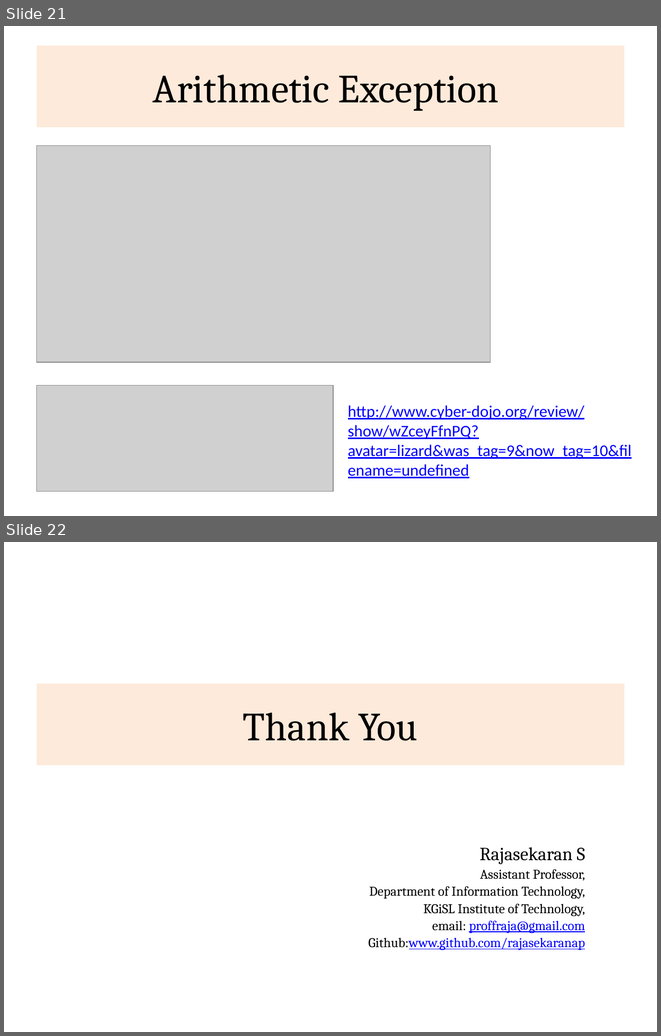
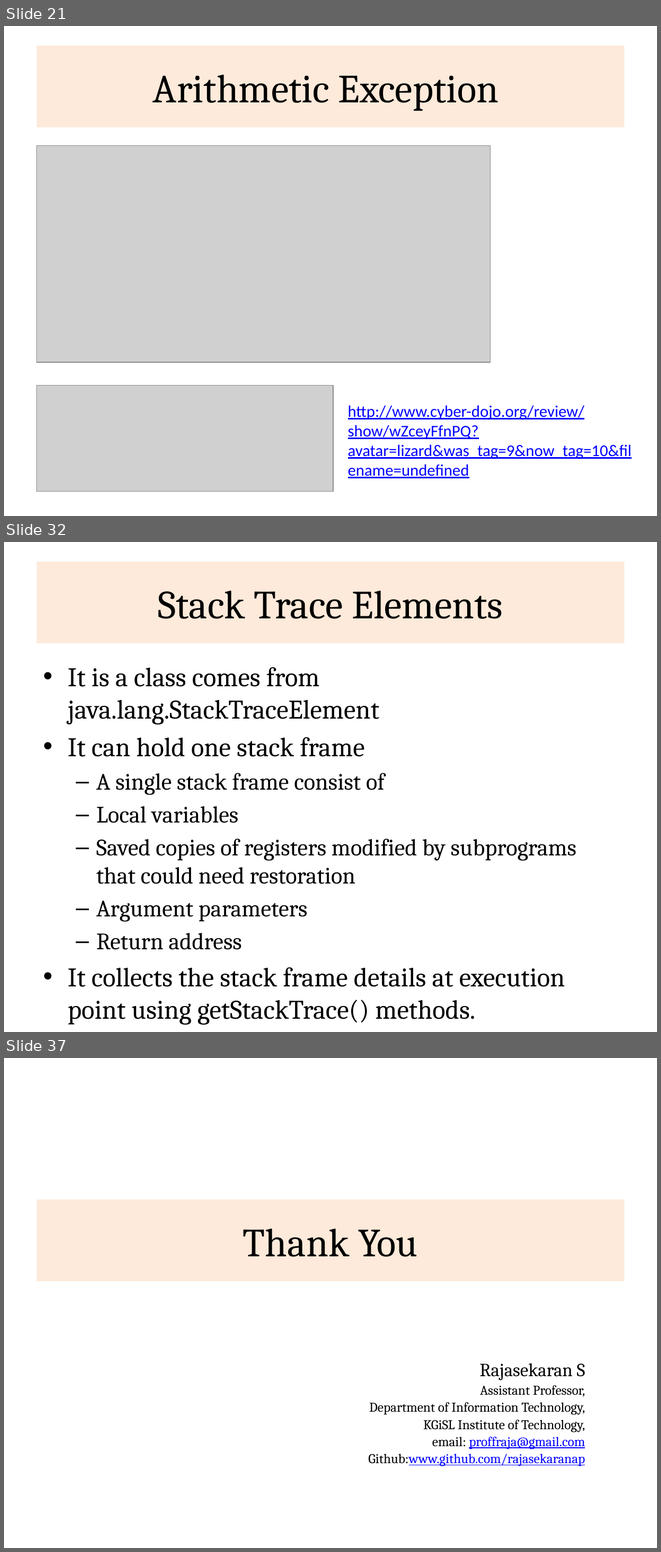
Before and after one commit to rajasekaran36/CS8392-OOPS, a slide deck: Slides/Unit 3/CS8392-U2-Exceptions.pptx. Shown one above the other, each under a label of ours: slides 21 and 22 before the commit, slides 21, 32 and 37 after it; the slides between them are not shown. The pictures are 661x1036 and 661x1552 pixels, drawn with LibreOffice and Linux fonts; fonts in the diff are those of the drawing; grey boxes stand for pictures. Boxes give left, top, right and bottom in pixels: in the first picture for what was removed or moved away, otherwise in the second. Text is boxed around its words. In the diff, an @@ line names an element or a change of style, - is before the commit and + after.

Commit message:
Exp

```diff
--- a/Slides/Unit 3/CS8392-U2-Exceptions.pptx
+++ b/Slides/Unit 3/CS8392-U2-Exceptions.pptx
@@ slide 32 added at box(4, 542, 657, 1032), background #FFFFFF @@
@@ title added at box(37, 562, 624, 643), fill #FDEADA, 44 pt, text #000000 @@
+Stack Trace Elements
@@ text added at box(68, 667, 576, 987), 29.6 pt, text #000000 @@
+• It is a class comes from java.lang.StackTraceElement
+• It can hold one stack frame
+  – A single stack frame consist of
+  – Local variables
+  – Saved copies of registers modified by subprograms that could need restoration
+  – Argument parameters
+  – Return address
+• It collects the stack frame details at execution point using getStackTrace() methods.
@@ what was slide 22 is now slide 37 @@
```
Also in this commit, not shown: 14 other slides added.
